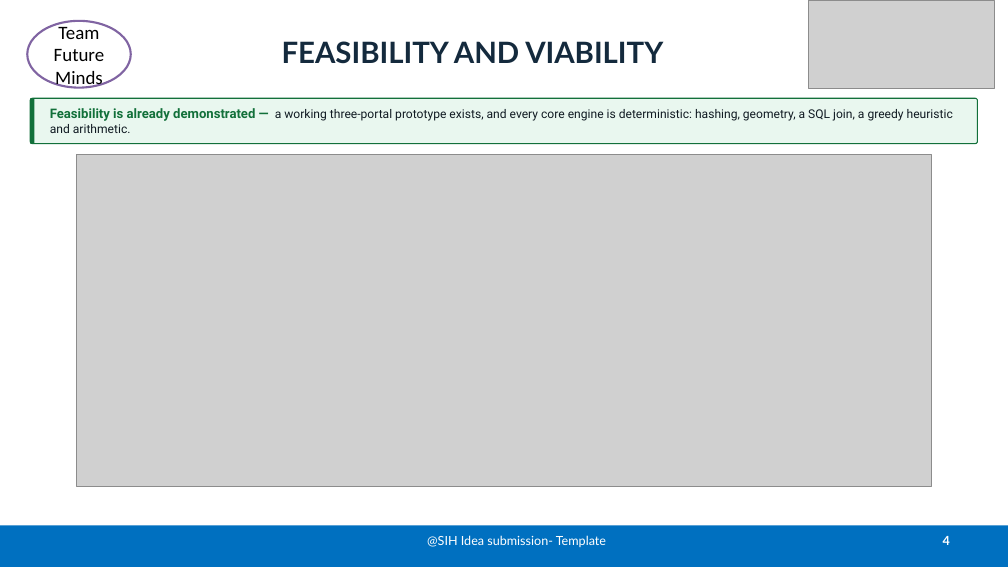
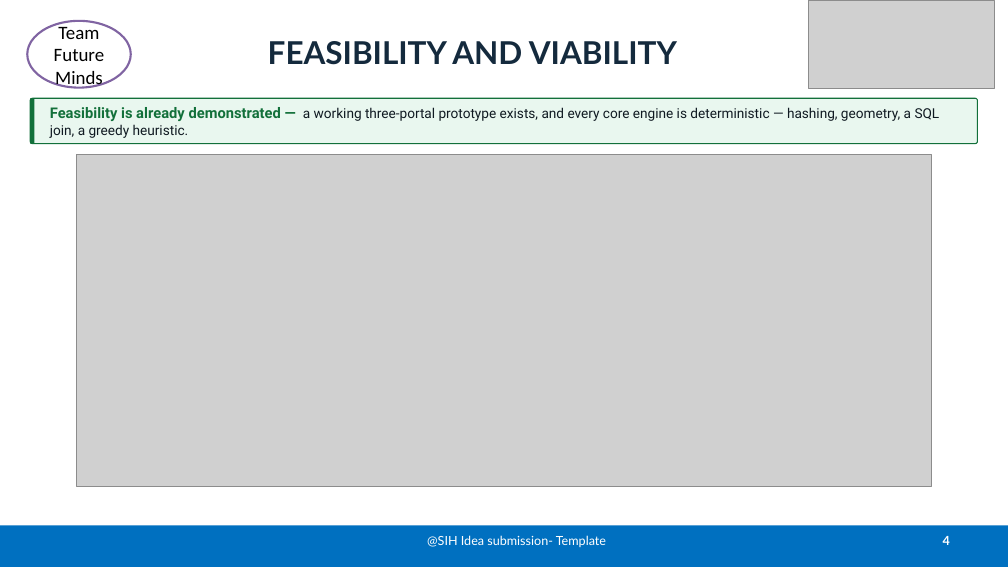
Before and after one commit to devbrat-sharma-17/jan-seva, a slide deck: slide 4 of SIH2026-JAN-SEVA-Future-Minds.pptx. Drawn at 1008x567 pixels with LibreOffice and Linux fonts; fonts in the diff are those of the drawing; grey boxes stand for pictures. Boxes give left, top, right and bottom in pixels: in the first picture for what was removed or moved away, otherwise in the second. Text is boxed around its words. In the diff, an @@ line names an element or a change of style, - is before the commit and + after.

```diff
--- a/SIH2026-JAN-SEVA-Future-Minds.pptx
+++ b/SIH2026-JAN-SEVA-Future-Minds.pptx
@@ title "FEASIBILITY AND VIABILITY" at [268, 41, 677, 65]: size 28 to 30 pt @@
@@ text at [50, 107, 940, 138]: text changed; size 11.5 to 13 pt @@
-Feasibility is already demonstrated — a working three-portal prototype exists, and every core engine is deterministic: hashing, geometry, a SQL join, a greedy heuristic and arithmetic.
+Feasibility is already demonstrated — a working three-portal prototype exists, and every core engine is deterministic — hashing, geometry, a SQL join, a greedy heuristic.
```
Also in this commit, not shown: 5 other slides changed, 5 other files.
